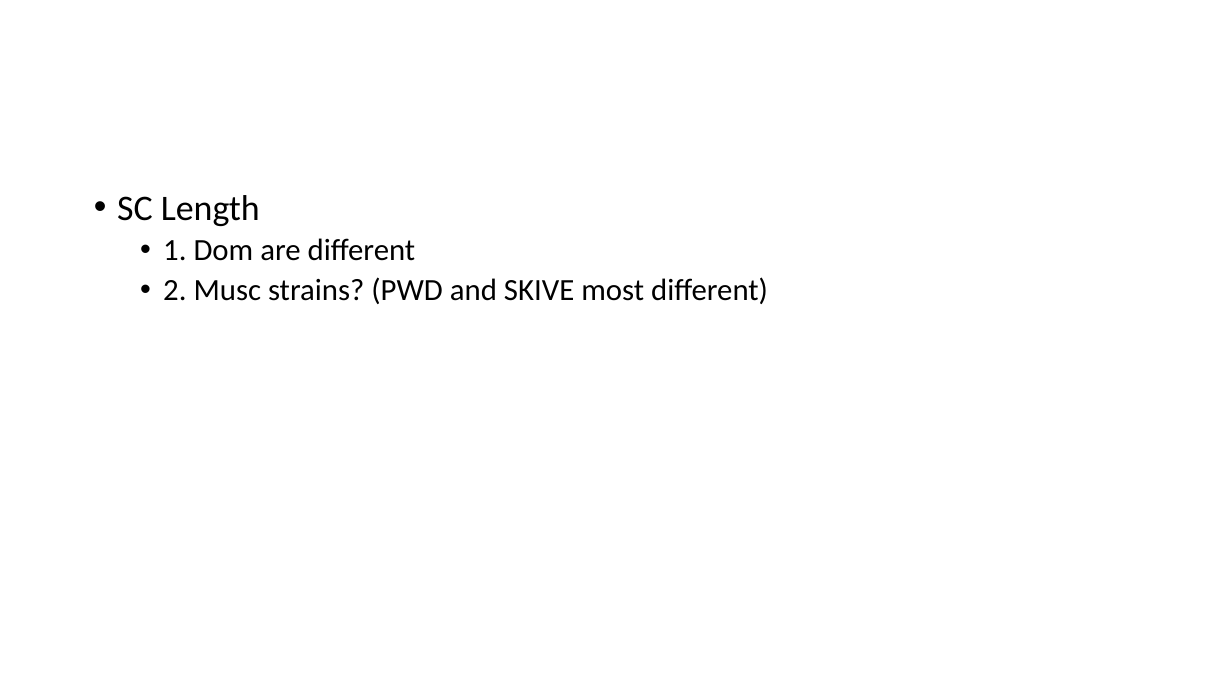
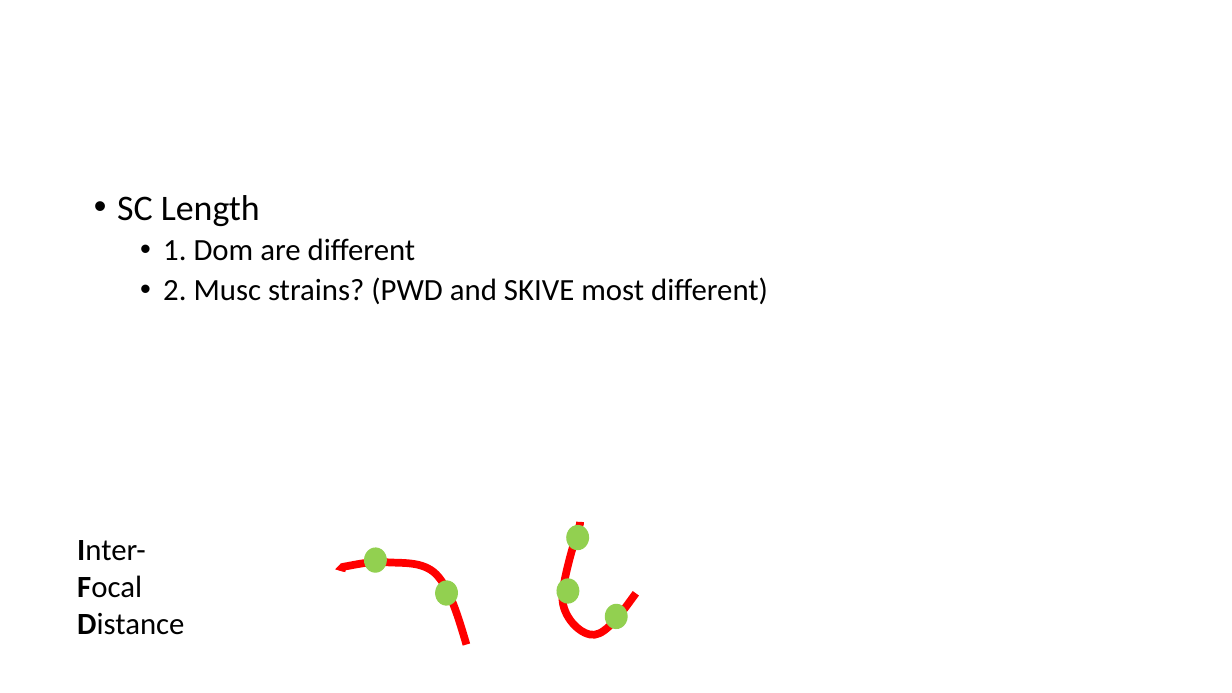
Before and after one commit to petersoapes/MLH1repo, a slide deck: slide 18 of AP_labMeeting_2.12.20.pptx (slide 15 before the commit). Drawn at 1232x693 pixels with LibreOffice and Linux fonts; fonts in the diff are those of the drawing. Boxes give left, top, right and bottom in pixels: in the first picture for what was removed or moved away, otherwise in the second. Text is boxed around its words. In the diff, an @@ line names an element or a change of style, - is before the commit and + after.

```diff
--- a/AP_labMeeting_2.12.20.pptx
+++ b/AP_labMeeting_2.12.20.pptx
@@ group added at [557, 522, 639, 637]: 3 ellipses, 1 freeform shape @@
@@ text added at [77, 540, 184, 635], 24 pt, text #000000 @@
+Inter-
+Focal
+Distance
@@ freeform shape added at [339, 560, 470, 644], outline #FF0000 6 pt @@
@@ ellipse added at [365, 548, 387, 573], fill #92D050, outline #92D050 1 pt @@
@@ ellipse added at [436, 581, 458, 606], fill #92D050, outline #92D050 1 pt @@
```
Also in this commit, not shown: 3 other slides changed, 6 slides added, 3 slides removed.
